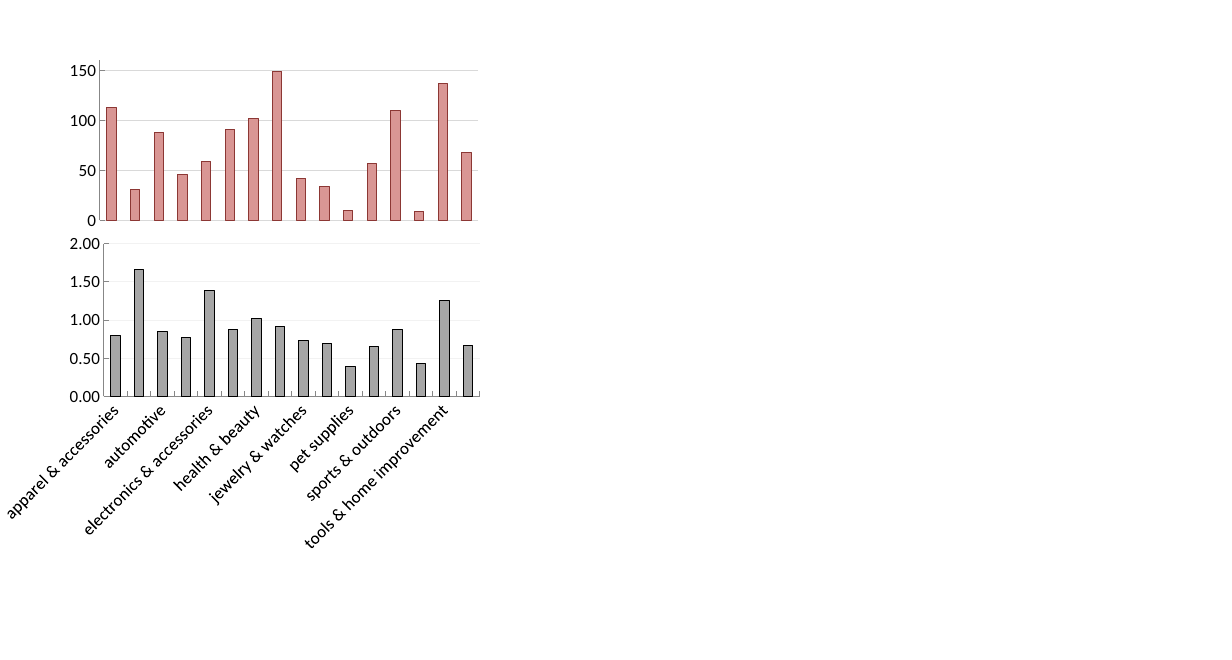
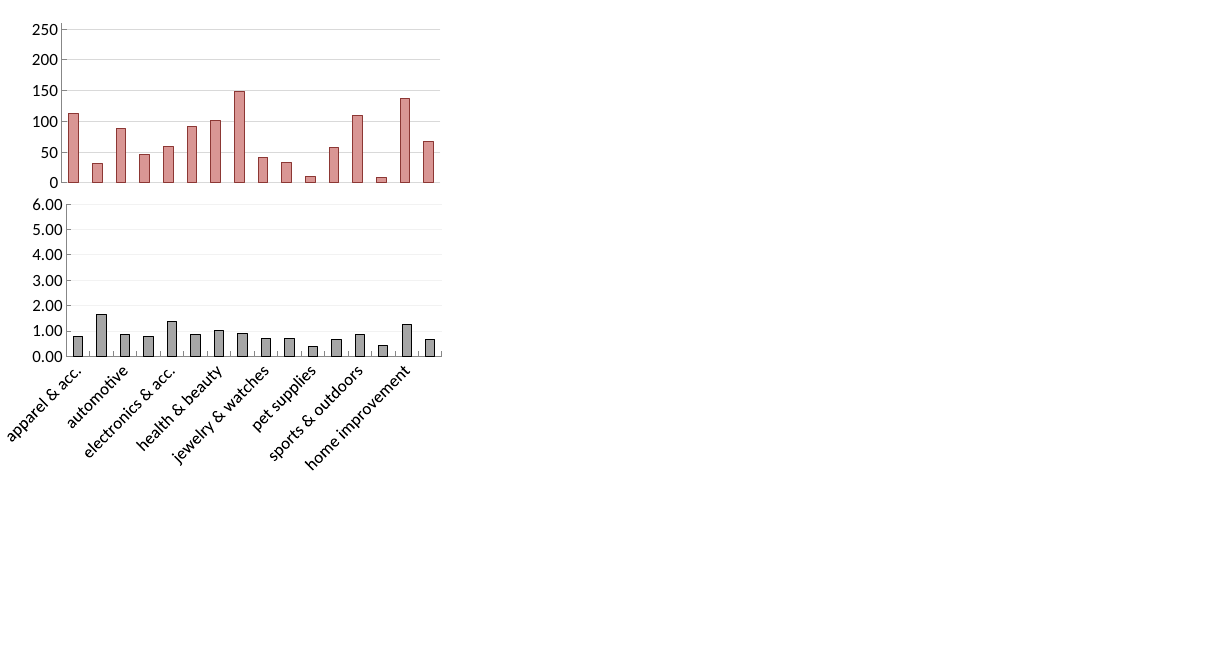
Before and after one commit to aclevine/coling, a slide deck: slide 5 of coling2016/images/illustrations-all.pptx. Drawn at 1232x660 pixels with LibreOffice and Linux fonts; fonts in the diff are those of the drawing. Boxes give left, top, right and bottom in pixels: in the first picture for what was removed or moved away, otherwise in the second. Text is boxed around its words. In the diff, an @@ line names an element or a change of style, - is before the commit and + after.

Commit message:
Added the figure on feature improvements and some more references

```diff
--- a/coling2016/images/illustrations-all.pptx
+++ b/coling2016/images/illustrations-all.pptx
@@ column chart at <box>0,0,519,391</box> @@
@@ value axis changed @@
@@ plot area changed @@
@@ column chart: place and size @@
-column chart at <box>0,5,519,396</box>
+column chart at <box>0,0,519,391</box>
@@ column chart at <box>0,194,522,561</box> @@
-categories: apparel & accessories, appliances, automotive, baby products, electronics & accessories, grocery & gourmet food, health & beauty, home & kitchen, jewelry & watches, office products, pet supplies, shoes, sports & outdoors, tickets & events, tools & home improvement, toys & games
+categories: apparel & acc., appliances, automotive, baby products, electronics & acc., grocery & food, health & beauty, home & kitchen, jewelry & watches, office products, pet supplies, shoes, sports & outdoors, tickets & events, home improvement, toys & games
-Series 1: 0.8, 1.66, 0.85, 0.77, 1.39, 0.88, 1.01, 0.92, 0.73, 0.7, 0.39, 0.65, 0.88, 0.42, 1.25, 0.67
+Series 1: 0.8, 1.7, 0.8, 0.8, 1.4, 0.9, 1, 0.9, 0.7, 0.7, 0.4, 0.6, 0.9, 0.4, 1.3, 0.7
@@ value axis changed @@
@@ plot area changed @@
@@ column chart: place and size @@
-column chart at <box>0,231,519,598</box>
+column chart at <box>0,194,522,561</box>
```
Also in this commit, not shown: 3 other slides changed, 1 slide added, 15 other files.
